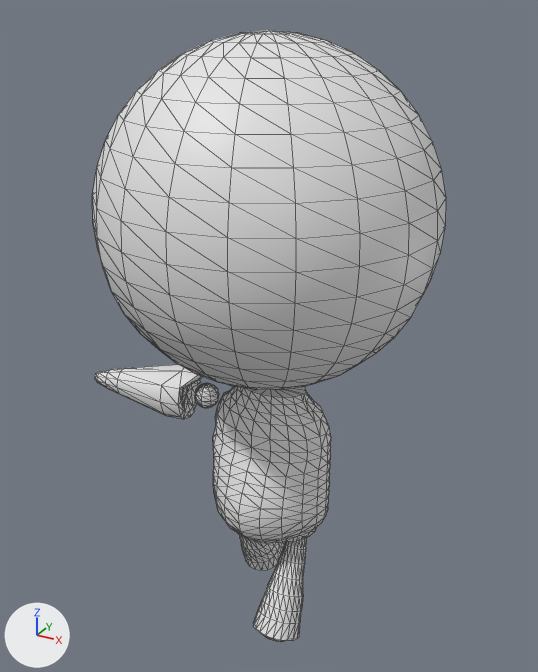
Two versions of the OBJ model res/models/planetHead/exp_12.obj, one commit apart.
Both versions are drawn from a 50 mm lens placed at (3.51, -6.41, 8.07), pointed at (-0.12, 0.19, 4.77). Arrows for +X, +Y and +Z are at lower left; the lights stay in place. Mesh edges are drawn as thin lines. Where no turn or scale is listed for an object, it has been applied to the vertices.

The older version as bpy lines, for what is in view:
```python
me_exp_12 = bpy.data.meshes.new('exp_12')
me_exp_12.from_pydata(...)  # 1316 vertices, 2608 faces; spans x -2.41..1.72, y -1.74..1.7, z 1.3..7.89
ob_exp_12 = bpy.data.objects.new('exp_12', me_exp_12)
ob_exp_12.location = (0.0, 0.0, 0.0)
```
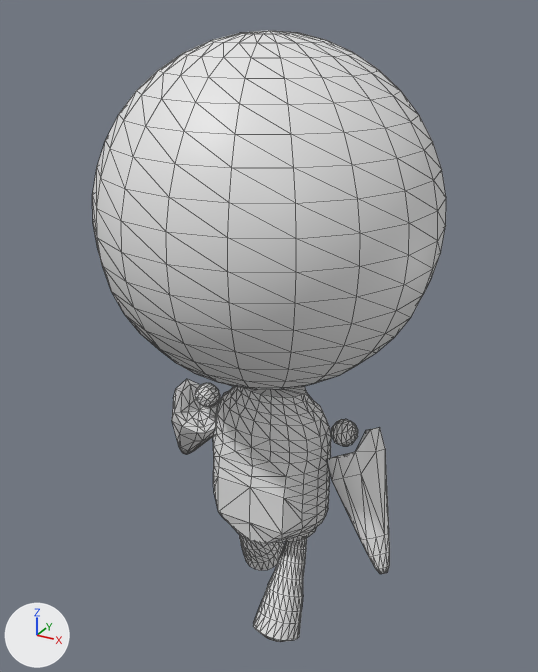
Changed parts and their boxes [x1, y1, x2, y2] in the pictures (538 x 672 px; the box of a moved part takes in the faces that stretch with it):
part 1 of me_exp_12, moved or reshaped: before [94, 365, 203, 419]; after [172, 379, 221, 454]
part 2 of me_exp_12, added: after [331, 419, 358, 446]
part 3 of me_exp_12, added: after [327, 428, 390, 574]
part 4 of me_exp_12, moved or reshaped: [195, 383, 303, 543] in both

What changed in the scene script:
```text
Change me_exp_12:
    used by ob_exp_12; location = (0.0, 0.0, 0.0)
    remove me_exp_12.from_pydata(...)  # 1316 vertices, 2608 faces; spans x -2.41..1.72, y -1.74..1.7, z 1.3..7.89
    add me_exp_12.from_pydata(...)  # 1438 vertices, 2844 faces; spans x -1.72..1.72, y -1.74..1.7, z 1.3..7.89
    me_exp_12 part 1: the loose piece of 90 vertices spanning x -2.41..-0.92, y -0.29..0.37, z 3.55..4.2 is multiplied about its middle by the matrix ((0.429, 0.256, -0.866), (-0.512, 0.859, 0.0), (0.744, 0.444, 0.5)), then moved by (0.41, 0.31, -0.61)
    me_exp_12 part 2: the loose piece of 58 vertices spanning x -1.05..-0.76, y -0.05..0.24, z 3.72..4.02 is copied, and the copy is multiplied about its middle by the matrix ((-0.429, -0.256, 0.866), (0.512, -0.859, 0.0), (0.744, 0.444, 0.5)), then moved by (1.77, -0.01, 0.01); it spans x 0.72..1.02, y -0.05..0.23, z 3.74..4.02
    me_exp_12 part 3: the loose piece of 90 vertices spanning x -2.41..-0.92, y -0.29..0.37, z 3.55..4.2 is copied, and the copy is multiplied about its middle by the matrix ((-0.429, -0.256, 0.866), (0.512, -0.859, 0.0), (0.744, 0.444, 0.5)), then moved by (2.89, -0.21, -0.61); it spans x 0.71..1.62, y -0.44..0.39, z 2.61..4.02
    me_exp_12 part 4
    92 vertices are removed from x -1.05..0.41, y -0.7..0.51, z 2.56..4.02
    210 faces are deleted
    13 vertices in x -0.23..0.21, y 0.51..0.54, z 2.88..3.36 move by (0.0, 0.0, -0.23)
    1 vertex moves within x -0.91, y 0.15, z 3.74
    66 vertices are added at x -1.04..0.29, y -0.46..0.51, z 2.59..4.02
    158 new faces join them
```
